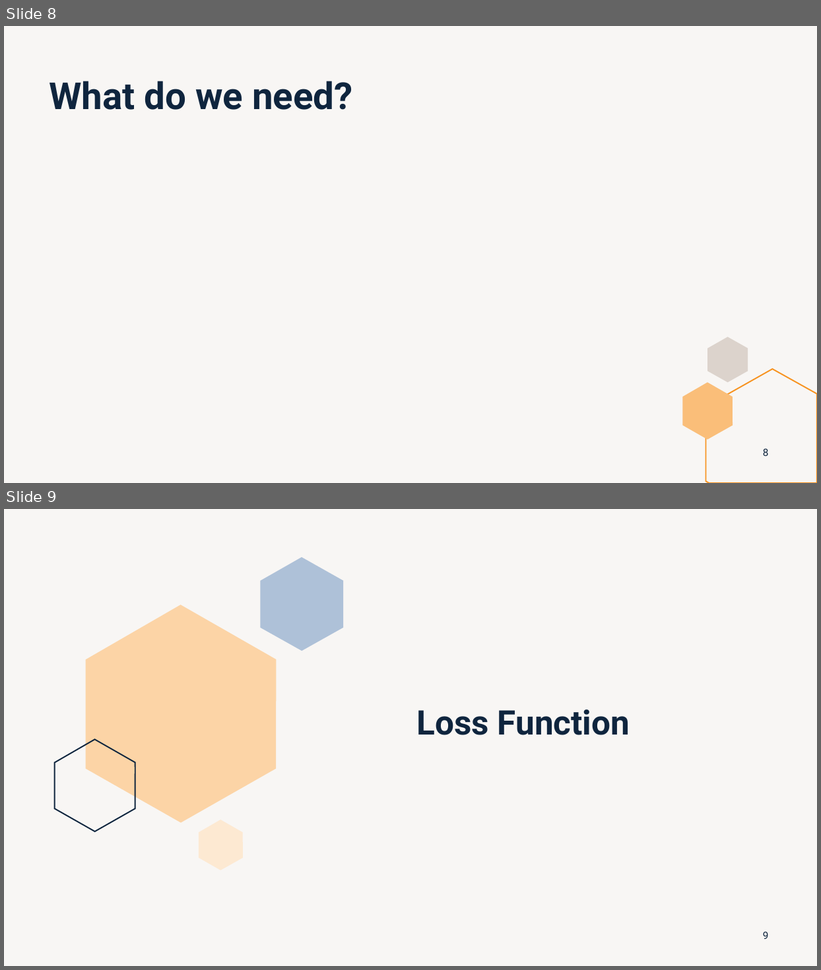
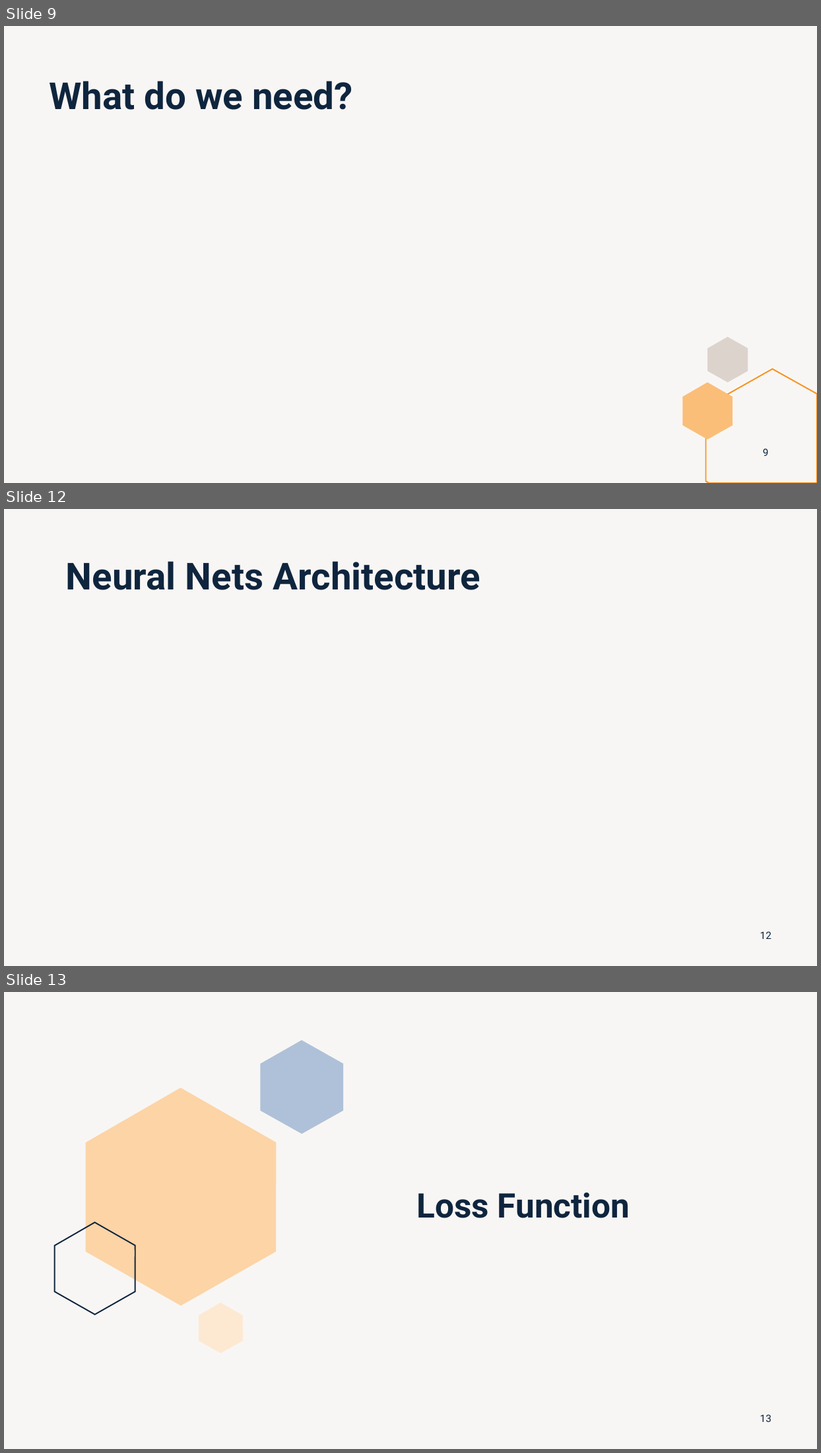
Before and after one commit to lobaton/Deep-Learning-with-Python, a slide deck: Slides/02 - Training and Evaluation.pptx. Shown one above the other, each under a label of ours: slides 8 and 9 before the commit, slides 9, 12 and 13 after it; the slides between them are not shown. The pictures are 821x970 and 821x1453 pixels, drawn with LibreOffice and Linux fonts; fonts in the diff are those of the drawing; grey boxes stand for pictures. Boxes give left, top, right and bottom in pixels: in the first picture for what was removed or moved away, otherwise in the second. Text is boxed around its words. In the diff, an @@ line names an element or a change of style, - is before the commit and + after.

```diff
--- a/Slides/02 - Training and Evaluation.pptx
+++ b/Slides/02 - Training and Evaluation.pptx
@@ slide 12 added at (4, 509, 817, 966), background #DCD3CC at 20% opacity @@
@@ title added at (66, 561, 480, 590), 44 pt, text #0F253E, bold @@
+Neural Nets Architecture
@@ page number added at (760, 932, 772, 939), 12 pt, text #0F253E @@
+12
@@ what was slide 8 is now slide 9 @@
@@ page number at (763, 449, 769, 456): text changed @@
-8
+9
@@ what was slide 9 is now slide 13 @@
@@ page number at (760, 1415, 772, 1422): text changed @@
-9
+13
```
Also in this commit, not shown: 3 slides changed, 4 other slides added, 2 slides removed.
